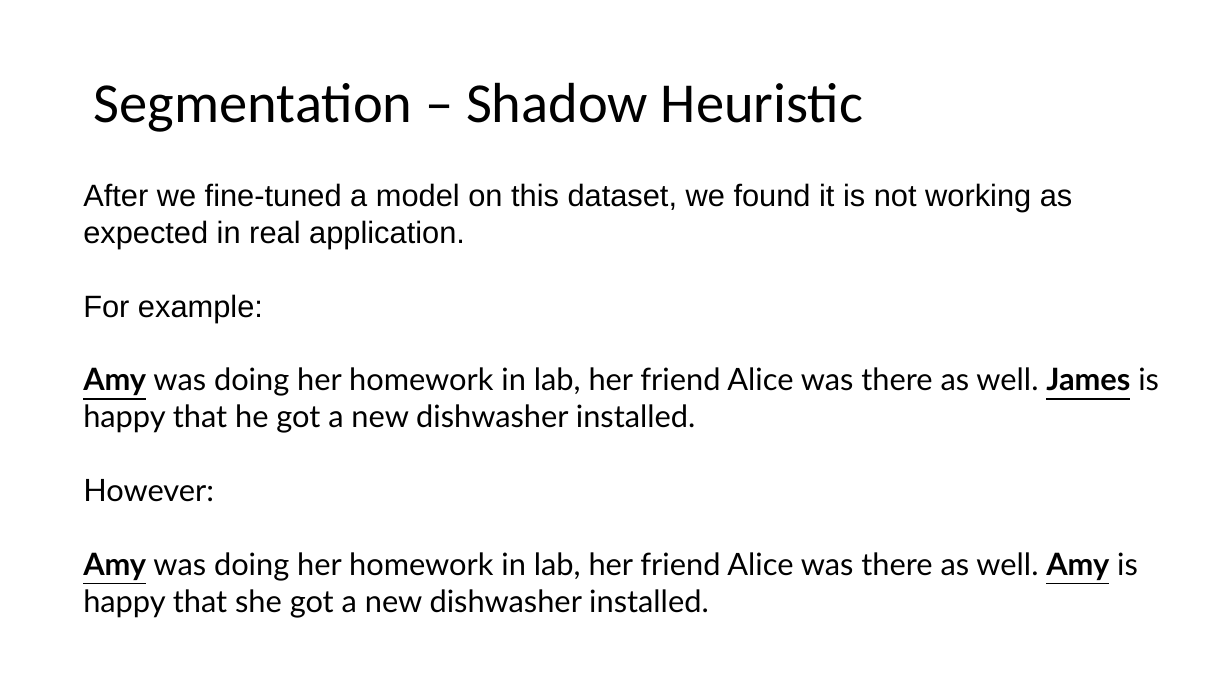
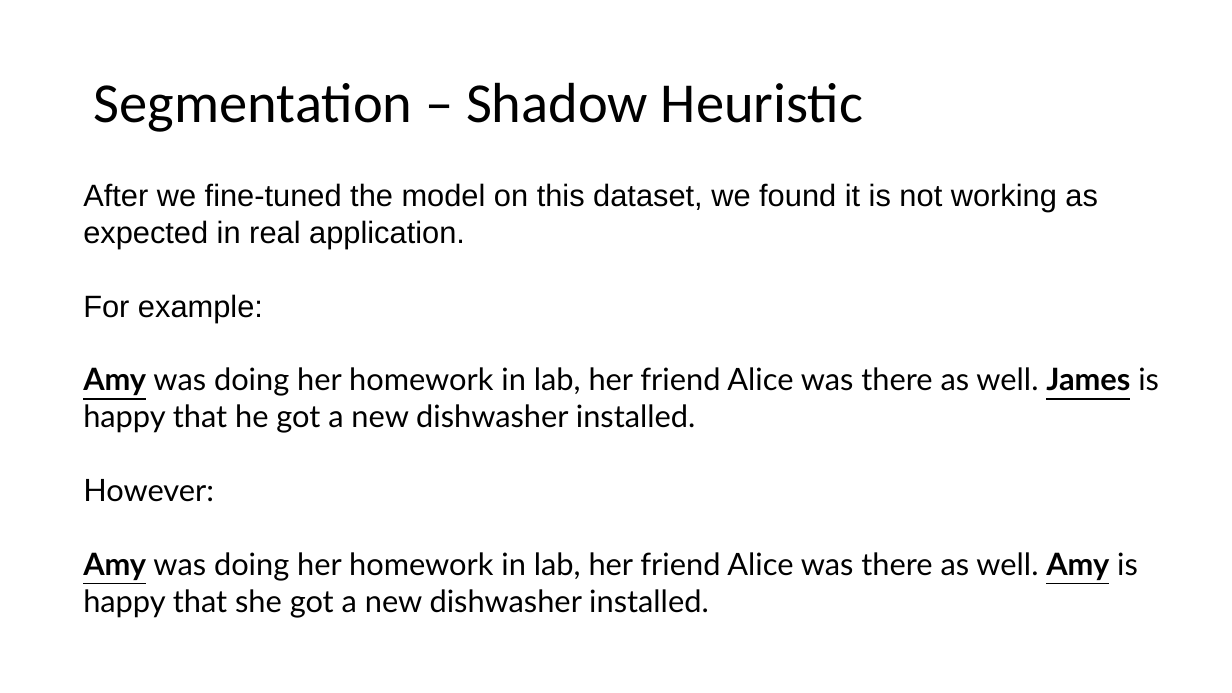
Before and after one commit to Astonzzh/slide, a slide deck: slide 31 of complete.pptx (slide 29 before the commit). Drawn at 1232x693 pixels with LibreOffice and Linux fonts; fonts in the diff are those of the drawing. Boxes give left, top, right and bottom in pixels: in the first picture for what was removed or moved away, otherwise in the second. Text is boxed around its words. In the diff, an @@ line names an element or a change of style, - is before the commit and + after.

```diff
--- a/complete.pptx
+++ b/complete.pptx
@@ text at bbox=[83, 183, 1098, 248]: text changed @@
-After we fine-tuned a model on this dataset, we found it is not working as expected in real application.
+After we fine-tuned the model on this dataset, we found it is not working as expected in real application.
```
Also in this commit, not shown: 9 other slides changed, 2 slides added, 1 slide removed.
